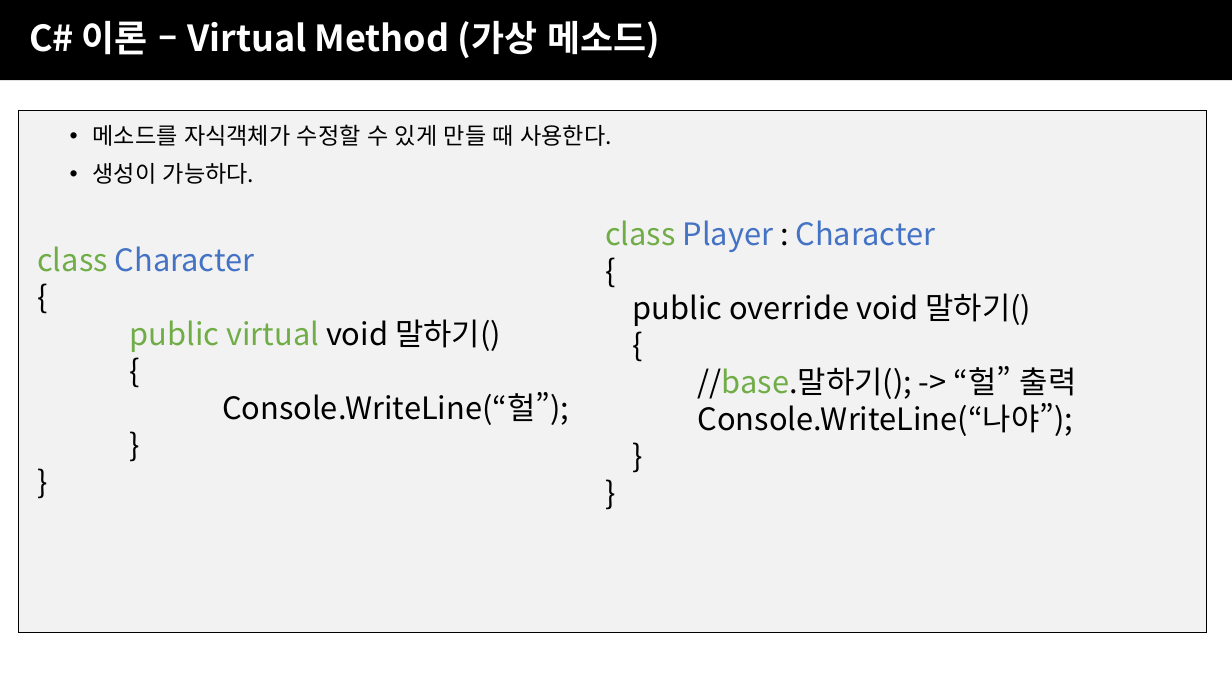
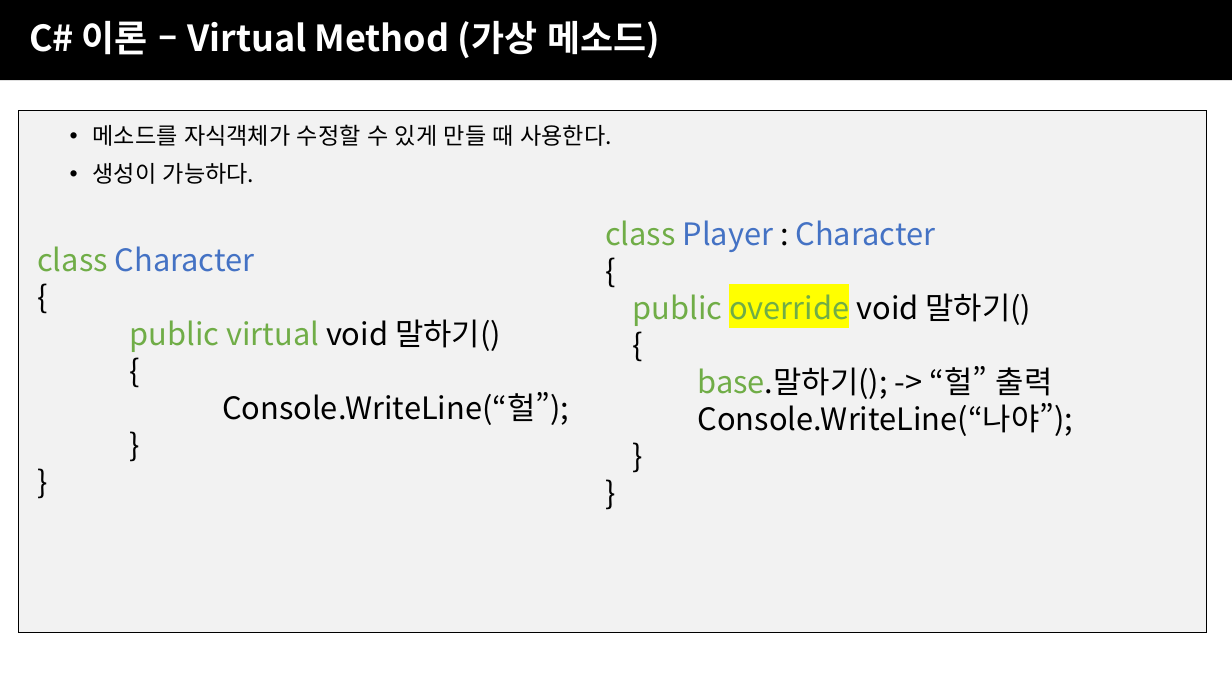
Before and after one commit to JJaery/SBSGameAcademy3, a slide deck: slide 68 of 2주차/SBS게임아카데미_UNITY주말4개월_2주차.pptx (slide 59 before the commit). Drawn at 1232x693 pixels with LibreOffice and Linux fonts; fonts in the diff are those of the drawing; background and template pictures are left out. Boxes give left, top, right and bottom in pixels: in the first picture for what was removed or moved away, otherwise in the second. Text is boxed around its words. In the diff, an @@ line names an element or a change of style, - is before the commit and + after.

```diff
--- a/2주차/SBS게임아카데미_UNITY주말4개월_2주차.pptx
+++ b/2주차/SBS게임아카데미_UNITY주말4개월_2주차.pptx
@@ text at (633, 293, 1031, 326): text colour #000000 to #70AD47 in "public override"; highlight none to #FFFF00 in "override" @@
@@ text at (698, 366, 1053, 399): text changed @@
-//base.말하기(); -> “헐” 출력
+base.말하기(); -> “헐” 출력
```
Also in this commit, not shown: 18 other slides changed, 9 slides added.
